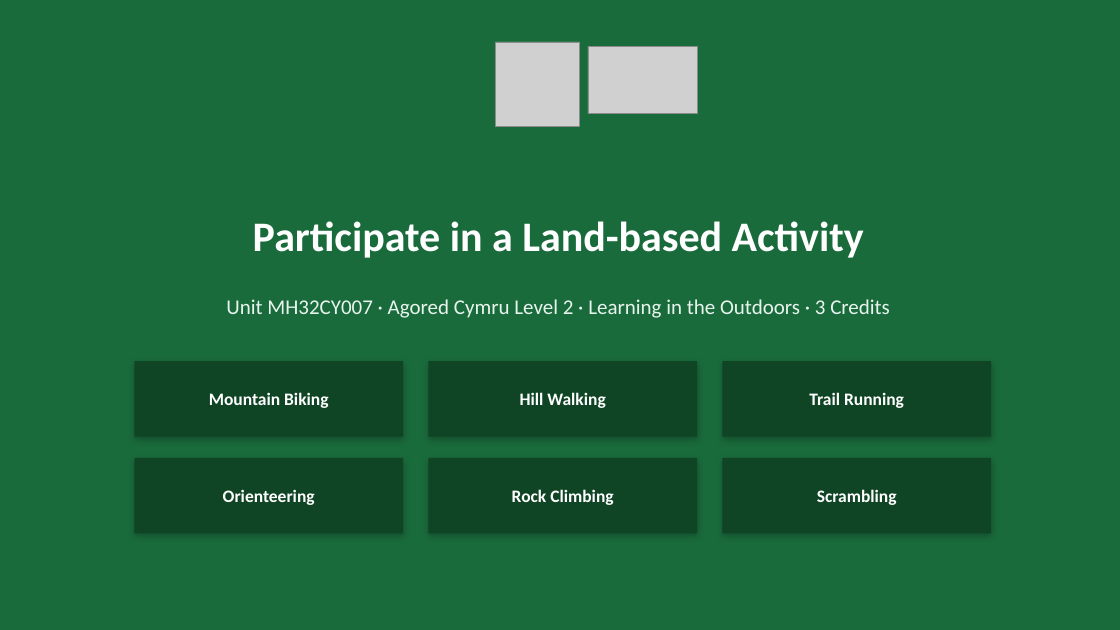
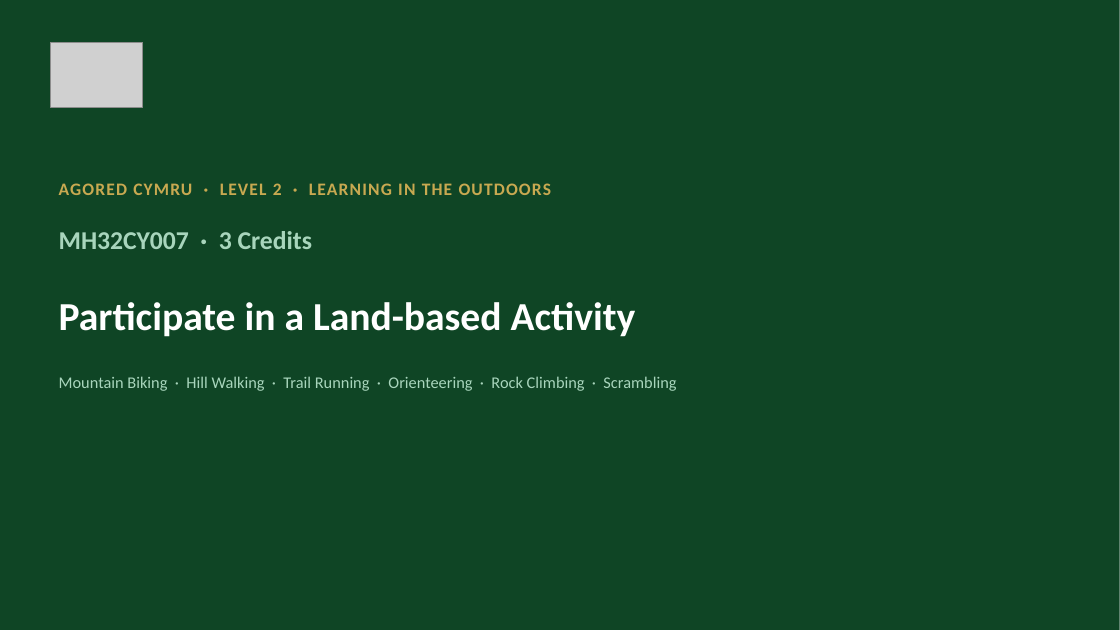
Before and after one commit to JJ2026Outdoor/ACOutdoorEd, a slide deck: slide 1 of MH32CY007LandActivitySlides.pptx. Drawn at 1120x630 pixels with LibreOffice and Linux fonts; fonts in the diff are those of the drawing; grey boxes stand for pictures. Boxes give left, top, right and bottom in pixels: in the first picture for what was removed or moved away, otherwise in the second. Text is boxed around its words. In the diff, an @@ line names an element or a change of style, - is before the commit and + after.

```diff
--- a/MH32CY007LandActivitySlides.pptx
+++ b/MH32CY007LandActivitySlides.pptx
@@ rectangle at (0, 0, 1120, 630): fill #1A6B3C to #0F4525 @@
@@ picture: place and size @@
-picture at (496, 42, 580, 126)
+picture at (50, 42, 143, 108)
@@ picture removed at (588, 46, 697, 113) @@
@@ text at (59, 183, 552, 195): text changed; size 18 to 15 pt; text colour #E8F5EE to #C8A951; bold on @@
-Unit MH32CY007 · Agored Cymru Level 2 · Learning in the Outdoors · 3 Credits
+AGORED CYMRU · LEVEL 2 · LEARNING IN THE OUTDOORS
@@ text added at (59, 231, 312, 249), 22 pt, text #A8D5BC, bold @@
+MH32CY007 · 3 Credits
@@ text "Participate in a Land-based Activity": place and size @@
-text "Participate in a Land-based Activity" at (253, 221, 864, 258)
+text "Participate in a Land-based Activity" at (59, 302, 636, 337)
@@ text "Participate in a Land-based Activity" at (59, 302, 636, 337): size 36 to 34 pt; alignment centre to left @@
@@ text added at (59, 376, 676, 391), 14 pt, text #A8D5BC @@
+Mountain Biking · Hill Walking · Trail Running · Orienteering · Rock Climbing · Scrambling
@@ rectangle removed at (134, 361, 403, 437) @@
@@ rectangle removed at (429, 361, 697, 437) @@
@@ rectangle removed at (723, 361, 991, 437) @@
@@ text removed at (209, 392, 328, 408) @@
-Mountain Biking
@@ text removed at (520, 392, 605, 408) @@
-Hill Walking
@@ text removed at (809, 392, 904, 408) @@
-Trail Running
@@ rectangle removed at (134, 458, 403, 534) @@
@@ rectangle removed at (429, 458, 697, 534) @@
@@ rectangle removed at (723, 458, 991, 534) @@
@@ text removed at (223, 489, 315, 505) @@
-Orienteering
@@ text removed at (512, 489, 613, 505) @@
-Rock Climbing
@@ text removed at (817, 489, 897, 505) @@
-Scrambling
```
Also in this commit, not shown: 9 other slides changed, 1 slide added, 3 slides removed, 1 other file.
